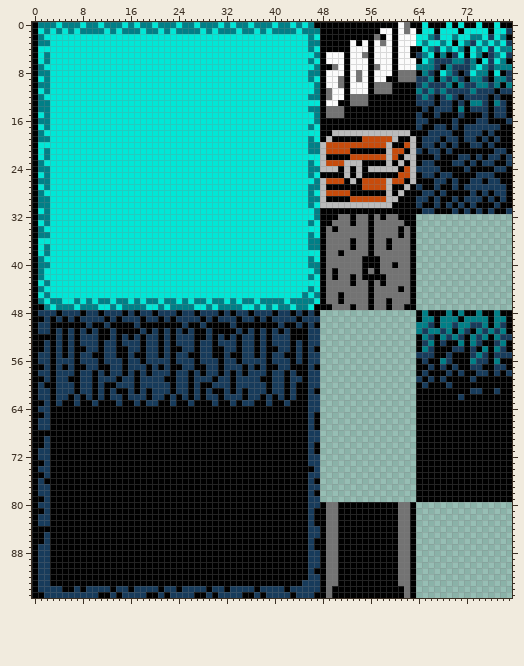
Two states of a sprite sheet, images/maps/waterfall-cave-sheet.png. Above, as it was before the edit.
The file is 80x96 pixels.
New version:
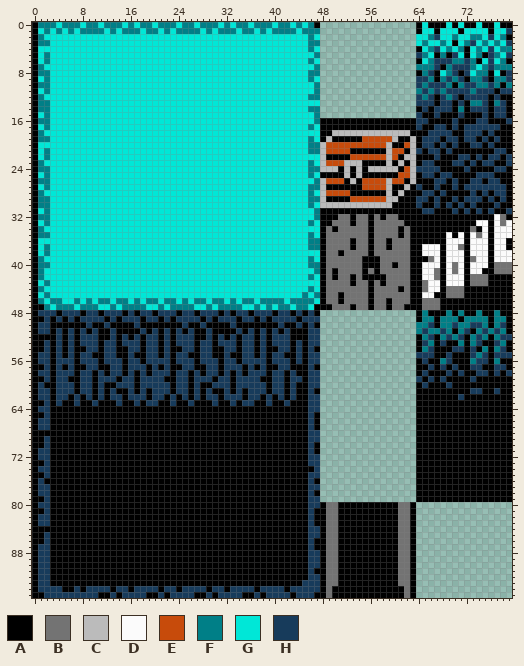
Palette (. is transparent): A #000000  B #737373  C #bbbbbb  D #fbfbfb  E #c74b0b  F #007f87  G #00e7d7  H #173b5b
The edit:
There is now colour A in row 32 at x 64 to 76 and 79; in row 33 at x 64 to 73 and 76; in row 34 at x 64 to 72, 74 and 76; in row 35 at x 64 to 68, 70, 72 and 76; in row 36 at x 64 to 68, 72, 76 and 79; in row 37 at x 64, 68, 72, 76 and 79.
There is now colour A in row 38 at x 64, 68, 72 and 76; in row 39 at x 64 to 65, 68, 72 and 76; in row 40 at x 64, 68, 72 and 76; in row 41 at x 64, 68, 72 and 75 to 76; in rows 42 to 43 at x 64, 68, 72 and 76 to 79; in row 44 at x 64, 68 and 72 to 79.
There is now colour A in row 45 at x 64, 67 to 68 and 72 to 79; in rows 46 to 47 at x 64 and 68 to 79.
There is now colour B in rows 32 to 33 at x 78; in row 34 at x 73; in row 35 at x 74; in row 37 at x 71; in row 39 at x 66 and 73; in row 40 at x 70 and 77 to 79.
There is now colour B in row 41 at x 67, 70 and 77 to 79; in row 42 at x 67 and 73 to 75; in row 43 at x 65 and 73 to 75; in row 44 at x 65 and 69 to 71; in row 45 at x 69 to 71; in rows 46 to 47 at x 65 to 67.
There is now colour D in row 32 at x 77; in row 33 at x 74 to 75, 77 and 79; in row 34 at x 75 and 77 to 79; in row 35 at x 69, 71, 73, 75 and 77 to 79; in row 36 at x 69 to 71, 73 to 75 and 77 to 78; in row 37 at x 65 to 67, 69 to 70, 73 to 75 and 77 to 78.
There is now colour D in row 38 at x 65 to 67, 69 to 71, 73 to 75 and 77 to 79; in row 39 at x 67, 69 to 71, 74 to 75 and 77 to 79; in row 40 at x 65 to 67, 69, 71 and 73 to 75; in row 41 at x 65 to 66, 69, 71 and 73 to 74; in row 42 at x 65 to 66 and 69 to 71; in row 43 at x 66 to 67 and 69 to 71.
There is now colour D in row 44 at x 66 to 67; in row 45 at x 65 to 66.
Colour A is gone in row 0 at x 48 to 60 and 63; in row 1 at x 48 to 57 and 60; in row 2 at x 48 to 56, 58 and 60; in row 3 at x 48 to 52, 54, 56 and 60; in row 4 at x 48 to 52, 56, 60 and 63; in row 5 at x 48, 52, 56, 60 and 63.
Colour A is gone in row 6 at x 48, 52, 56 and 60; in row 7 at x 48 to 49, 52, 56 and 60; in row 8 at x 48, 52, 56 and 60; in row 9 at x 48, 52, 56 and 59 to 60; in rows 10 to 11 at x 48, 52, 56 and 60 to 63; in row 12 at x 48, 52 and 56 to 63.
Colour A is gone in row 13 at x 48, 51 to 52 and 56 to 63; in rows 14 to 15 at x 48 and 52 to 63.
Colour B is gone in rows 0 to 1 at x 62; in row 2 at x 57; in row 3 at x 58; in row 5 at x 55; in row 7 at x 50 and 57; in row 8 at x 54 and 61 to 63.
Colour B is gone in row 9 at x 51, 54 and 61 to 63; in row 10 at x 51 and 57 to 59; in row 11 at x 49 and 57 to 59; in row 12 at x 49 and 53 to 55; in row 13 at x 53 to 55; in rows 14 to 15 at x 49 to 51.
Colour D is gone in row 0 at x 61; in row 1 at x 58 to 59, 61 and 63; in row 2 at x 59 and 61 to 63; in row 3 at x 53, 55, 57, 59 and 61 to 63; in row 4 at x 53 to 55, 57 to 59 and 61 to 62; in row 5 at x 49 to 51, 53 to 54, 57 to 59 and 61 to 62.
Colour D is gone in row 6 at x 49 to 51, 53 to 55, 57 to 59 and 61 to 63; in row 7 at x 51, 53 to 55, 58 to 59 and 61 to 63; in row 8 at x 49 to 51, 53, 55 and 57 to 59; in row 9 at x 49 to 50, 53, 55 and 57 to 58; in row 10 at x 49 to 50 and 53 to 55; in row 11 at x 50 to 51 and 53 to 55.
Colour D is gone in row 12 at x 50 to 51; in row 13 at x 49 to 50.
